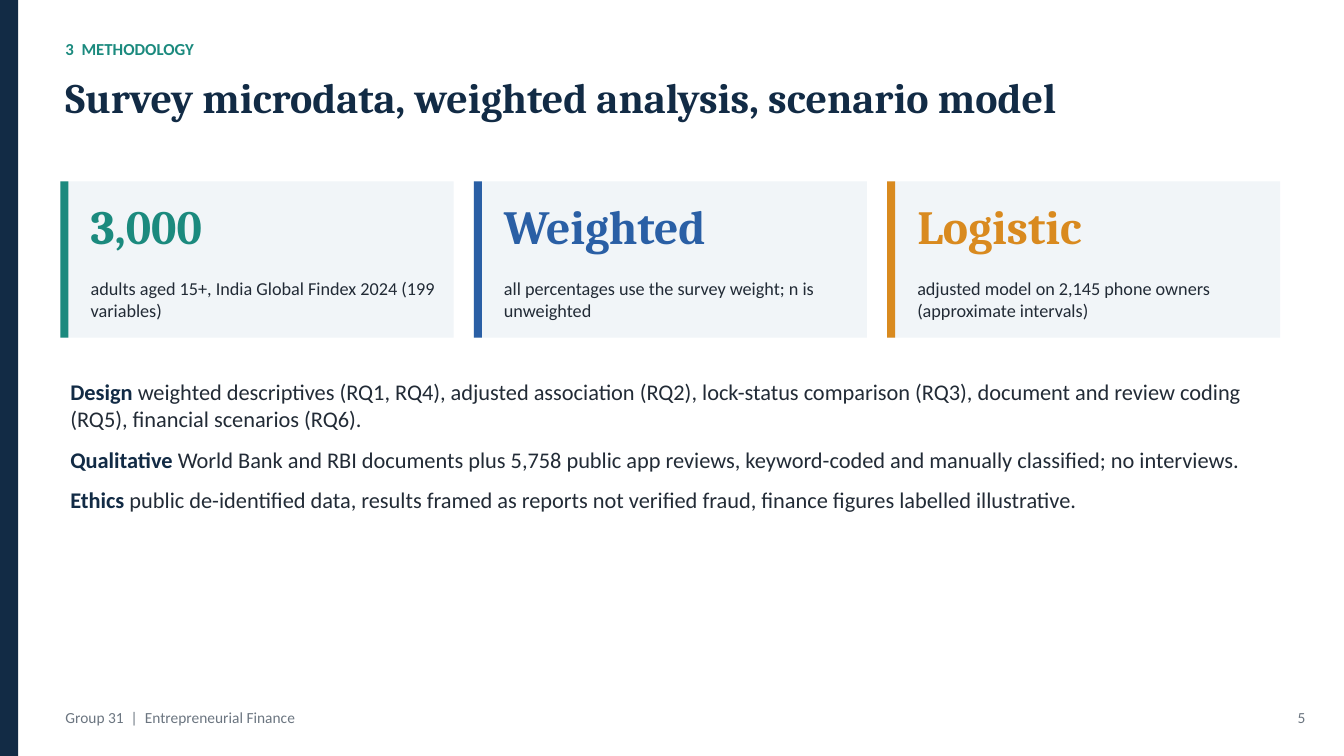
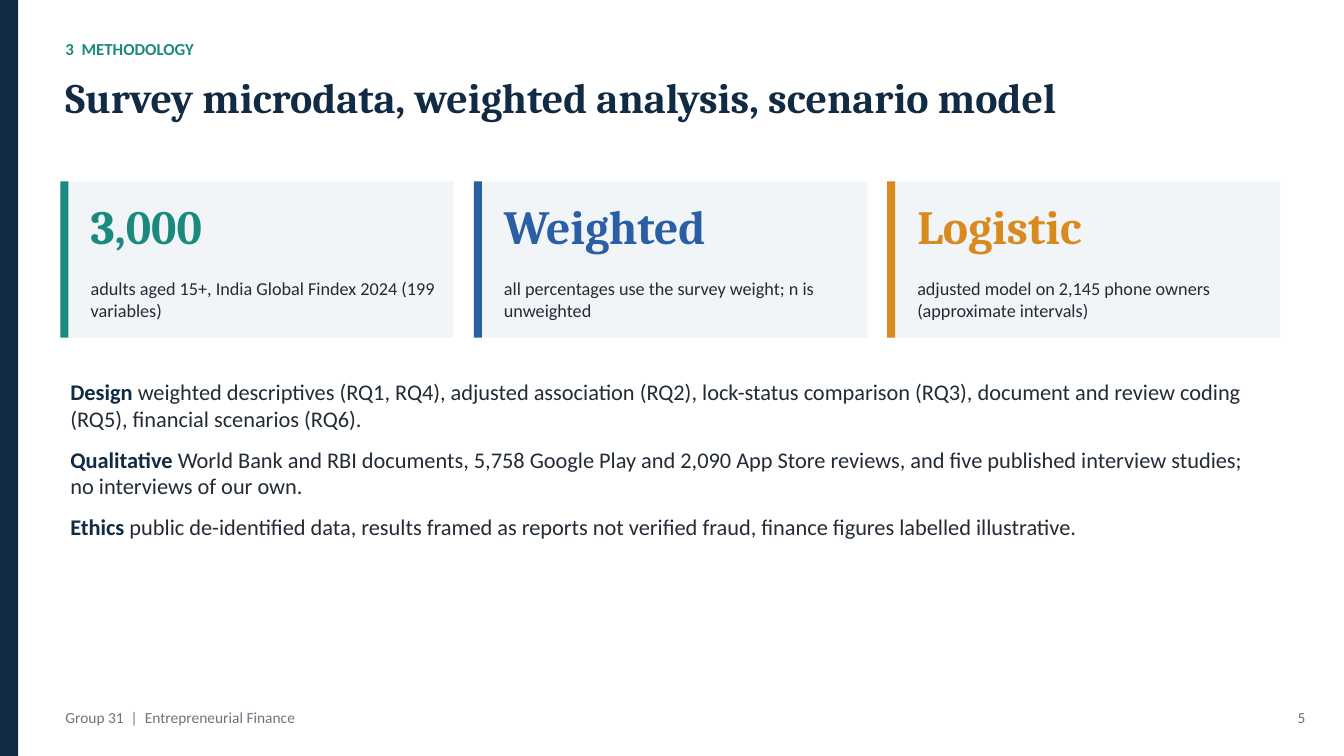
Before and after one commit to sahsudhanshu/EF, a slide deck: slide 5 of Group_31/slides/Group_31_Presentation_Final.pptx. Drawn at 1344x756 pixels with LibreOffice and Linux fonts; fonts in the diff are those of the drawing. Boxes give left, top, right and bottom in pixels: in the first picture for what was removed or moved away, otherwise in the second. Text is boxed around its words. In the diff, an @@ line names an element or a change of style, - is before the commit and + after.

```diff
--- a/Group_31/slides/Group_31_Presentation_Final.pptx
+++ b/Group_31/slides/Group_31_Presentation_Final.pptx
@@ text at bbox=[70, 452, 1241, 494]: text changed @@
-Qualitative World Bank and RBI documents plus 5,758 public app reviews, keyword-coded and manually classified; no interviews.
+Qualitative World Bank and RBI documents, 5,758 Google Play and 2,090 App Store reviews, and five published interview studies; no interviews of our own.
```
Also in this commit, not shown: 8 other slides changed, 1 slide added, 25 other files.
